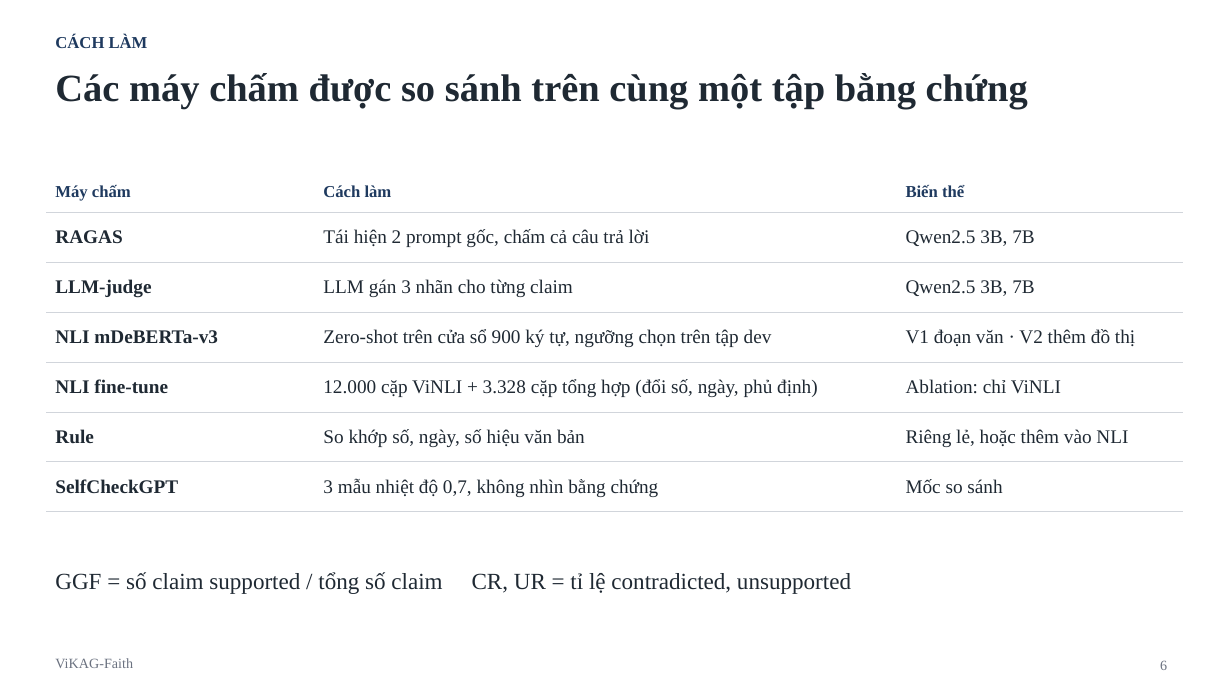
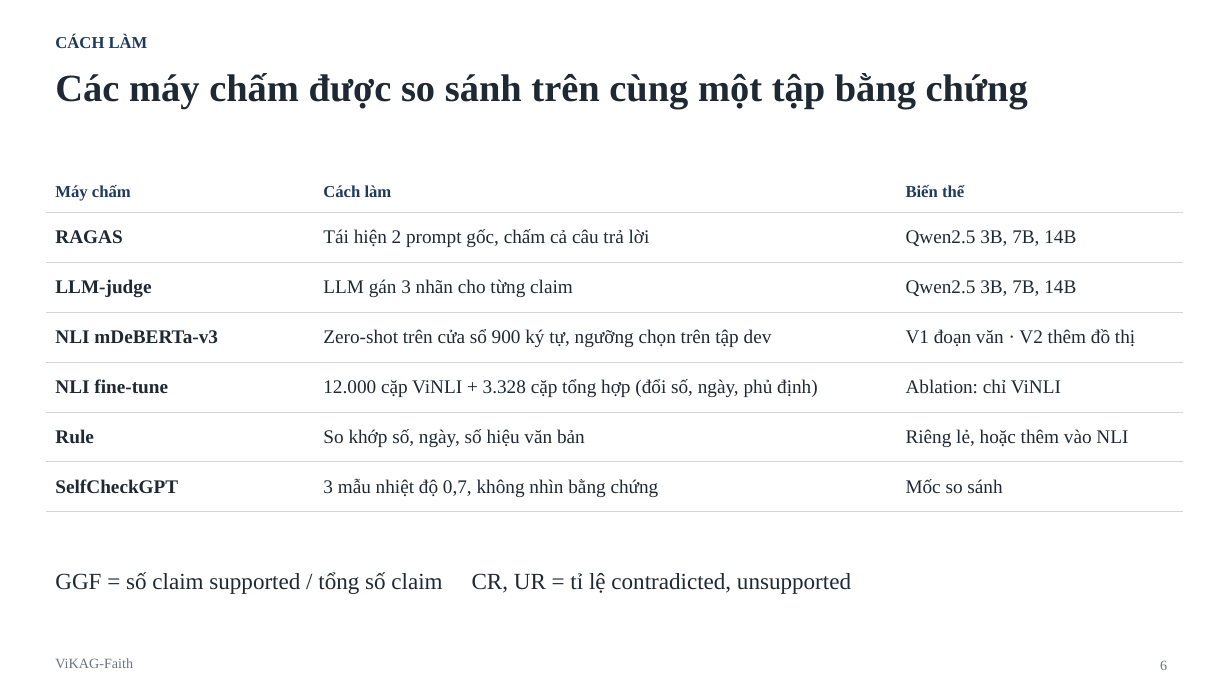
Before and after one commit to vinhha195-oss/vikag-faith, a slide deck: slide 6 of nop_bai/ViKAG-Faith_BaiBao_slide.pptx. Drawn at 1232x693 pixels with LibreOffice and Linux fonts; fonts in the diff are those of the drawing. Boxes give left, top, right and bottom in pixels: in the first picture for what was removed or moved away, otherwise in the second. Text is boxed around its words. In the diff, an @@ line names an element or a change of style, - is before the commit and + after.

```diff
--- a/nop_bai/ViKAG-Faith_BaiBao_slide.pptx
+++ b/nop_bai/ViKAG-Faith_BaiBao_slide.pptx
@@ table at box(46, 171, 1183, 501) @@
-row 2, column 3: Qwen2.5 3B, 7B
+row 2, column 3: Qwen2.5 3B, 7B, 14B
-row 3, column 3: Qwen2.5 3B, 7B
+row 3, column 3: Qwen2.5 3B, 7B, 14B
```
Also in this commit, not shown: 3 other slides changed, 12 other files.
